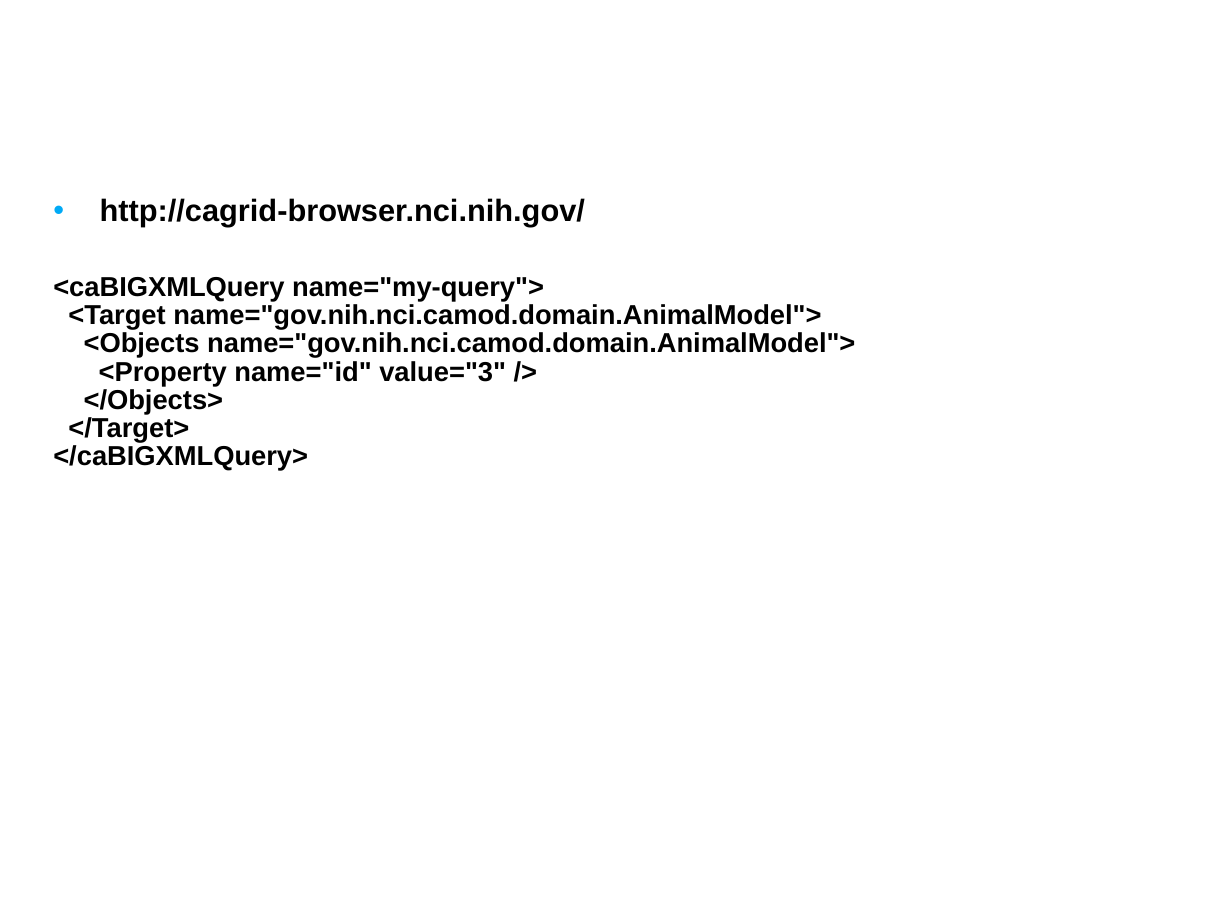
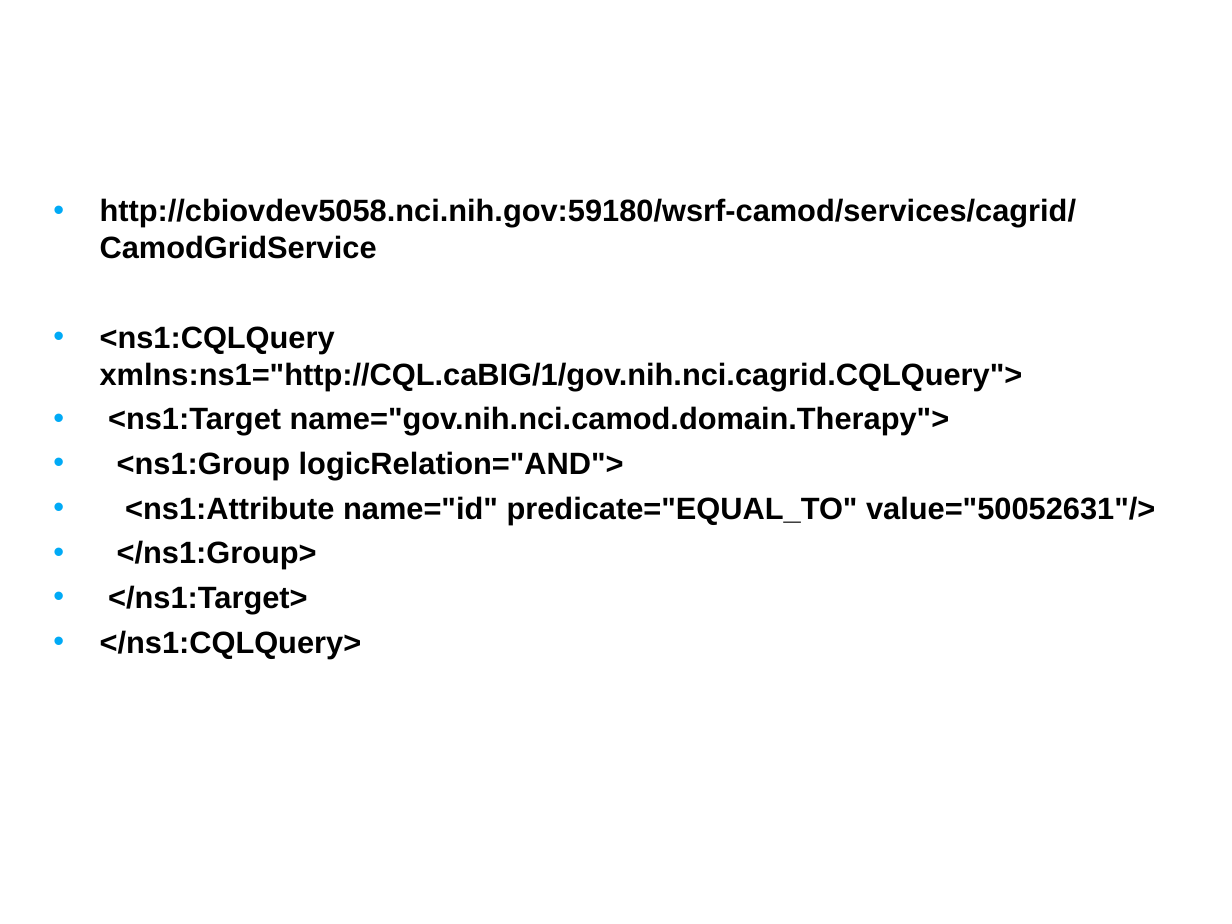
Before and after one commit to NCIP/camod-docs, a slide deck: slide 22 of CABIG compliance/caMOD 2.5 VCDE Submission/caMOD_Interoperability_Review_2009.ppt (slide 14 before the commit). Drawn at 1232x924 pixels with LibreOffice and Linux fonts; fonts in the diff are those of the drawing; background and template pictures are left out. Boxes give left, top, right and bottom in pixels: in the first picture for what was removed or moved away, otherwise in the second. Text is boxed around its words. In the diff, an @@ line names an element or a change of style, - is before the commit and + after.

Commit message:
modified for VCDE submission - added SDK and grid slides
SVN-Revision: 4025

```diff
--- a/CABIG compliance/caMOD 2.5 VCDE Submission/caMOD_Interoperability_Review_2009.ppt
+++ b/CABIG compliance/caMOD 2.5 VCDE Submission/caMOD_Interoperability_Review_2009.ppt
@@ text at [100, 198, 1155, 658]: text changed; size 16 to 18 pt @@
-• http://cagrid-browser.nci.nih.gov/
-<caBIGXMLQuery name="my-query">
-<Target name="gov.nih.nci.camod.domain.AnimalModel">
-<Objects name="gov.nih.nci.camod.domain.AnimalModel">
-<Property name="id" value="3" />
-</Objects>
-</Target>
-</caBIGXMLQuery>
+• http://cbiovdev5058.nci.nih.gov:59180/wsrf-camod/services/cagrid/CamodGridService
+• <ns1:CQLQuery xmlns:ns1="http://CQL.caBIG/1/gov.nih.nci.cagrid.CQLQuery">
+• <ns1:Target name="gov.nih.nci.camod.domain.Therapy">
+• <ns1:Group logicRelation="AND">
+• <ns1:Attribute name="id" predicate="EQUAL_TO" value="50052631"/>
+• </ns1:Group>
+• </ns1:Target>
+• </ns1:CQLQuery>
```
Also in this commit, not shown: 3 other slides changed, 5 slides added, 1 slide removed.
